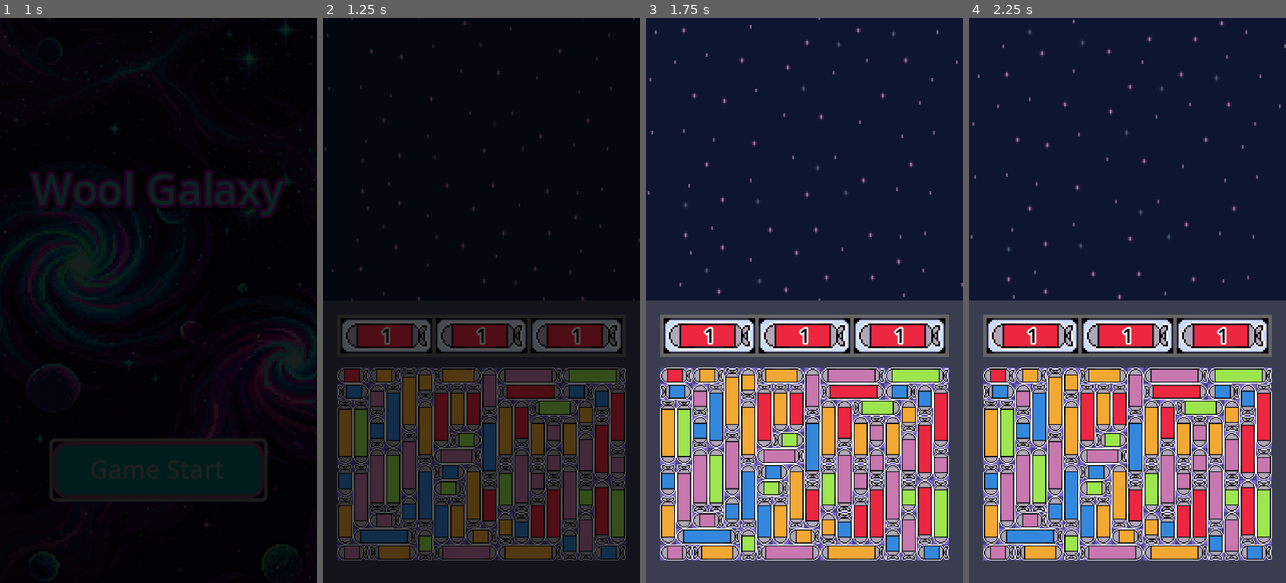
Above: before the commit, frames 1-4 (left to right).
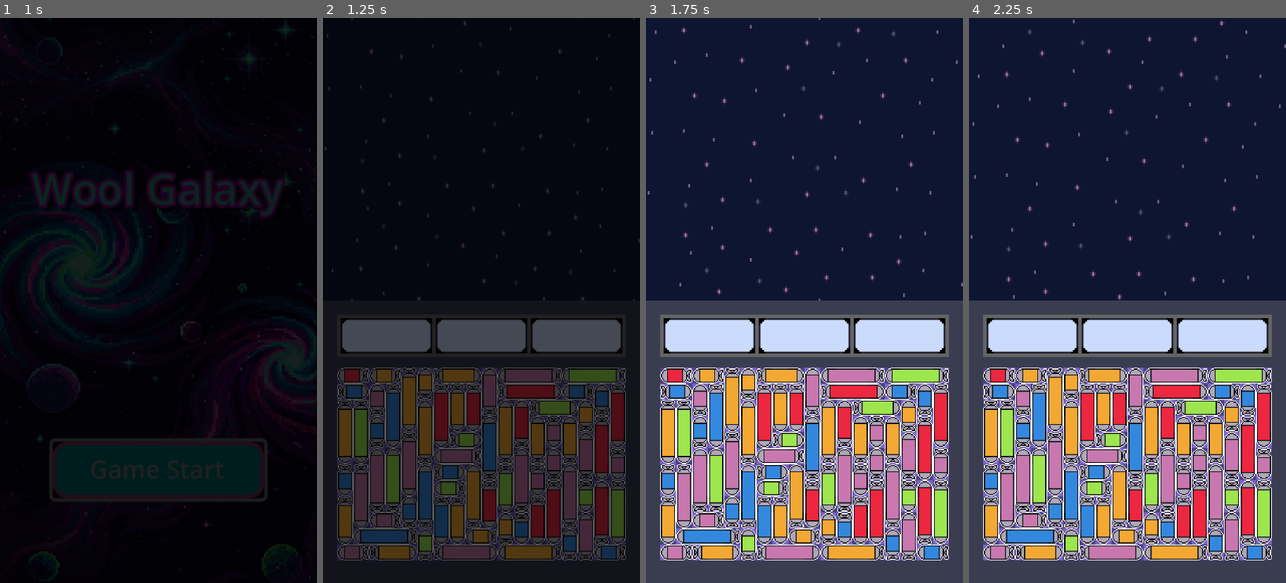
Above: after the commit, the same moments.

Repository: ZoNaDak/GalaxyPuzzleShooter_ProtoType
Game: Godot game, scene res://game/scenes/title/title_scene.tscn
Same seed, same stepped clock (60 frames per second), same inputs: the game is played once before the commit and once after it.
Inputs:
- Up to frame 1 (1 s): click "Game Start" at 0.5 s
- Up to frame 2 (1.25 s): no input
- Up to frame 3 (1.75 s): no input
- Up to frame 4 (2.25 s): no input

Frame 1 is identical in both runs. In frame 2, 2.7% of the frame differs, in the area x 7-93%, y 54-59%; in frame 3, 3.7%, in the area x 6-94%, y 53-59%; in frame 4, 3.7%.
Error before the commit: Parse Error: Identifier "missile_slots" not declared in the current scope. (res://game/ui/missile_slot/missile_slot_board.gd:16)

Commit message:
Refactor MissileData

Diff:
--- a/wool-galaxy-proto/game/ui/missile_puzzle/missile_data.gd
+++ b/wool-galaxy-proto/game/data/missile_data.gd
@@ -7,6 +7,8 @@
 var color: Enums.MissileColorType
 var size: Enums.MissileSizeType
 var direction: Enums.Direction4Way
+
+var amount: int
 
 #endregion
 
@@ -19,12 +21,18 @@
 	size = s
 	direction = d
 
+	amount = _get_init_amount(s)
+
 #endregion
 
 #region Methods
 
 func get_my_sprite_path() -> String:
 	return get_sprite_path(color, size)
+
+#endregion
+
+#region Static Methods
 
 static func get_sprite_path(color_type: Enums.MissileColorType, size_type: Enums.MissileSizeType) -> String:
 	return "res://game/ui/missile_puzzle/missile_puzzle_pieces/resources/%s_missile_%s.png" \
@@ -56,4 +64,15 @@
 		_:
 			return "m"
 
+static func _get_init_amount(size_type: Enums.MissileSizeType) -> int:
+	match size_type:
+		Enums.MissileSizeType.SMALL:
+			return 6
+		Enums.MissileSizeType.MEDIUM:
+			return 10
+		Enums.MissileSizeType.LARGE:
+			return 14
+		_:
+			return 0
+
 #endregion
--- a/wool-galaxy-proto/game/ui/missile_slot/missile_slot.gd
+++ b/wool-galaxy-proto/game/ui/missile_slot/missile_slot.gd
@@ -7,6 +7,8 @@
 
 @export var _missile_texture: TextureRect
 @export var _missile_amount: Label
+
+var missile_data: MissileData = null
 
 #endregion
 
@@ -24,10 +26,10 @@
     _missile_texture.texture = null
     _missile_amount.visible = false
 
-func setup_missile_data(color: Enums.MissileColorType, amount: int):
+func setup_missile_data(data: MissileData):
     _missile_amount.visible = true
-    var sprite_path := MissileData.get_sprite_path(color, Enums.MissileSizeType.MEDIUM)
+    var sprite_path := MissileData.get_sprite_path(data.color, Enums.MissileSizeType.MEDIUM)
     _missile_texture.texture = load(sprite_path) as Texture2D
-    _missile_amount.text = str(amount)
+    _missile_amount.text = str(data.amount)
 
 #endregion
--- a/wool-galaxy-proto/game/ui/missile_slot/missile_slot_board.gd
+++ b/wool-galaxy-proto/game/ui/missile_slot/missile_slot_board.gd
@@ -12,10 +12,9 @@
 #region Lifecycle
 
 func _ready():
-    if DebugUtils.try_center_if_root(self):
-        missile_slots[0].setup_missile_data(Enums.MissileColorType.RED, 1)
-        missile_slots[1].setup_missile_data(Enums.MissileColorType.BLUE, 2)
-        missile_slots[2].setup_missile_data(Enums.MissileColorType.GREEN, 3)
+	_missile_slots[0].setup_empty()
+	_missile_slots[1].setup_empty()
+	_missile_slots[2].setup_empty()
 
 #endregion
 
--- a/wool-galaxy-proto/game/ui/missile_slot/missile_slot_board.tscn
+++ b/wool-galaxy-proto/game/ui/missile_slot/missile_slot_board.tscn
@@ -3,13 +3,13 @@
 [ext_resource type="Script" uid="uid://xtcu0reemdo7" path="res://game/ui/missile_slot/missile_slot_board.gd" id="1_lcpb8"]
 [ext_resource type="PackedScene" uid="uid://frdkbp0s87l1" path="res://game/ui/missile_slot/missile_slot.tscn" id="2_arfh6"]
 
-[node name="MissileSlotBoard" type="Control" node_paths=PackedStringArray("missile_slots")]
+[node name="MissileSlotBoard" type="Control" node_paths=PackedStringArray("_missile_slots")]
 custom_minimum_size = Vector2(164, 24)
 layout_mode = 3
 anchors_preset = 0
 offset_bottom = 20.0
 script = ExtResource("1_lcpb8")
-missile_slots = [NodePath("Layout/MarginContainer/HBoxContainer/MissileSlot1"), NodePath("Layout/MarginContainer/HBoxContainer/MissileSlot2"), NodePath("Layout/MarginContainer/HBoxContainer/MissileSlot3")]
+_missile_slots = [NodePath("Layout/MarginContainer/HBoxContainer/MissileSlot1"), NodePath("Layout/MarginContainer/HBoxContainer/MissileSlot2"), NodePath("Layout/MarginContainer/HBoxContainer/MissileSlot3")]
 
 [node name="Layout" type="Control" parent="."]
 layout_mode = 1
Renamed: wool-galaxy-proto/game/ui/missile_puzzle/missile_data.gd.uid -> wool-galaxy-proto/game/data/missile_data.gd.uid
